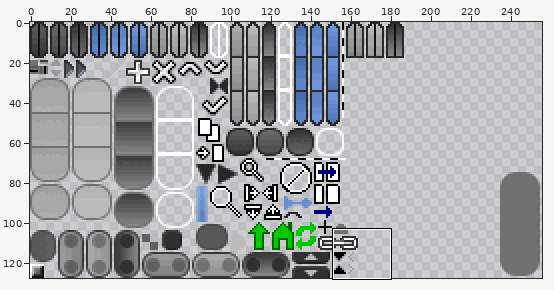
Sprite sheet, stored at src/de/matthiasmann/twlthemeeditor/gui.png. Above: a wide view before the commit, with the close-up outlined.
Close-up. Before the commit:
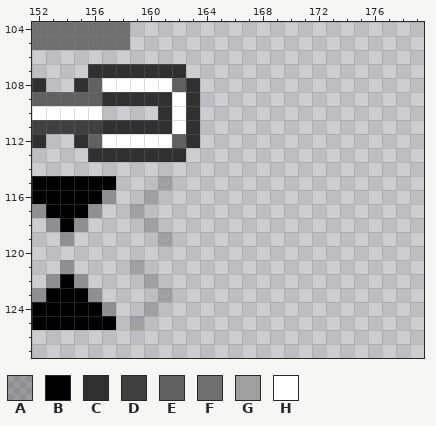
The file is 256x128 pixels. Pixels under 10% opacity are left out. Colours within 5 levels of each other are drawn and written as one. Shown: x 152..179, y 104..127.
Palette (. is transparent): A #0000003f  B #000000  C #303030  D #404040  E #606060  F #707070  G #a0a0a0  H #ffffff
Pixels before, first column x 152:
104 FFFFFFF.....
105 FFFFFFF.....
106 ............
107 ....CCCCCCC.
108 C..CEHHHHHEC
109 EEEEECCCCCHC
110 HHHHH....CHC
111 DDDDDCCCCCHC
112 C..CEHHHHHEC
113 ....CCCCCCC.
114 ............
115 BBBBBB...G..
116 BBBBBA..G...
117 ABBBA..G....
118 .ABA....G...
119 ..A......G..
120 ............
121 ..A....G....
122 .ABA....G...
123 ABBBA....G..
124 BBBBBA..G...
125 BBBBBB.G....
After:
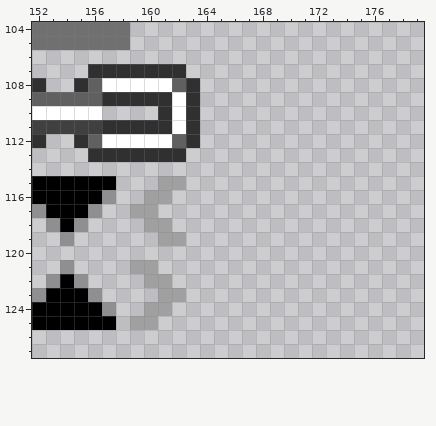
What changed:
The author put colour G in row 115 at x 162; in row 116 at x 161; in row 117 at x 160; in row 118 at x 161; in row 119 at x 162; in row 121 at x 160.
The author put colour G in row 122 at x 161; in row 123 at x 162; in row 124 at x 161; in row 125 at x 160.
